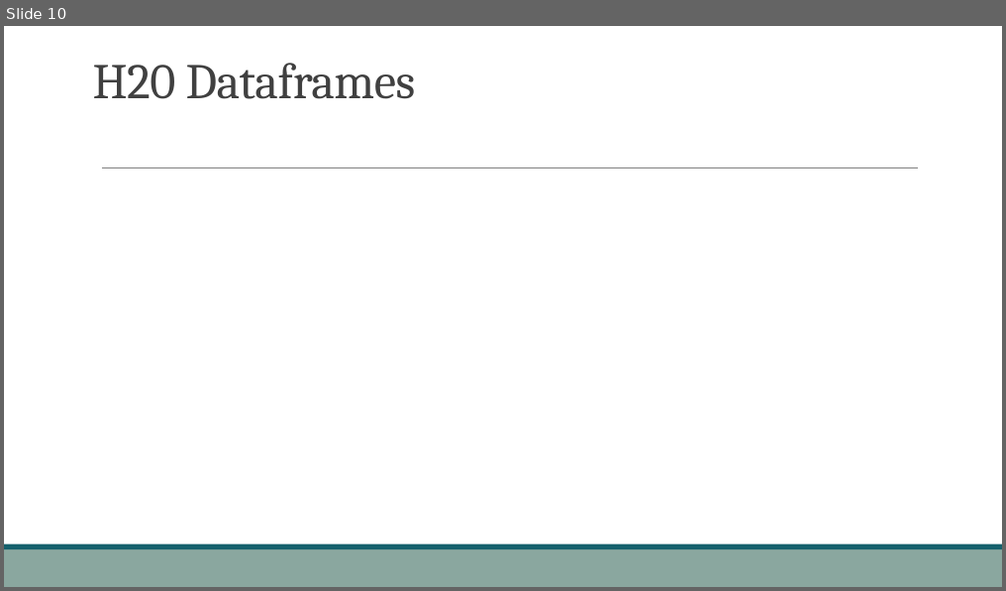
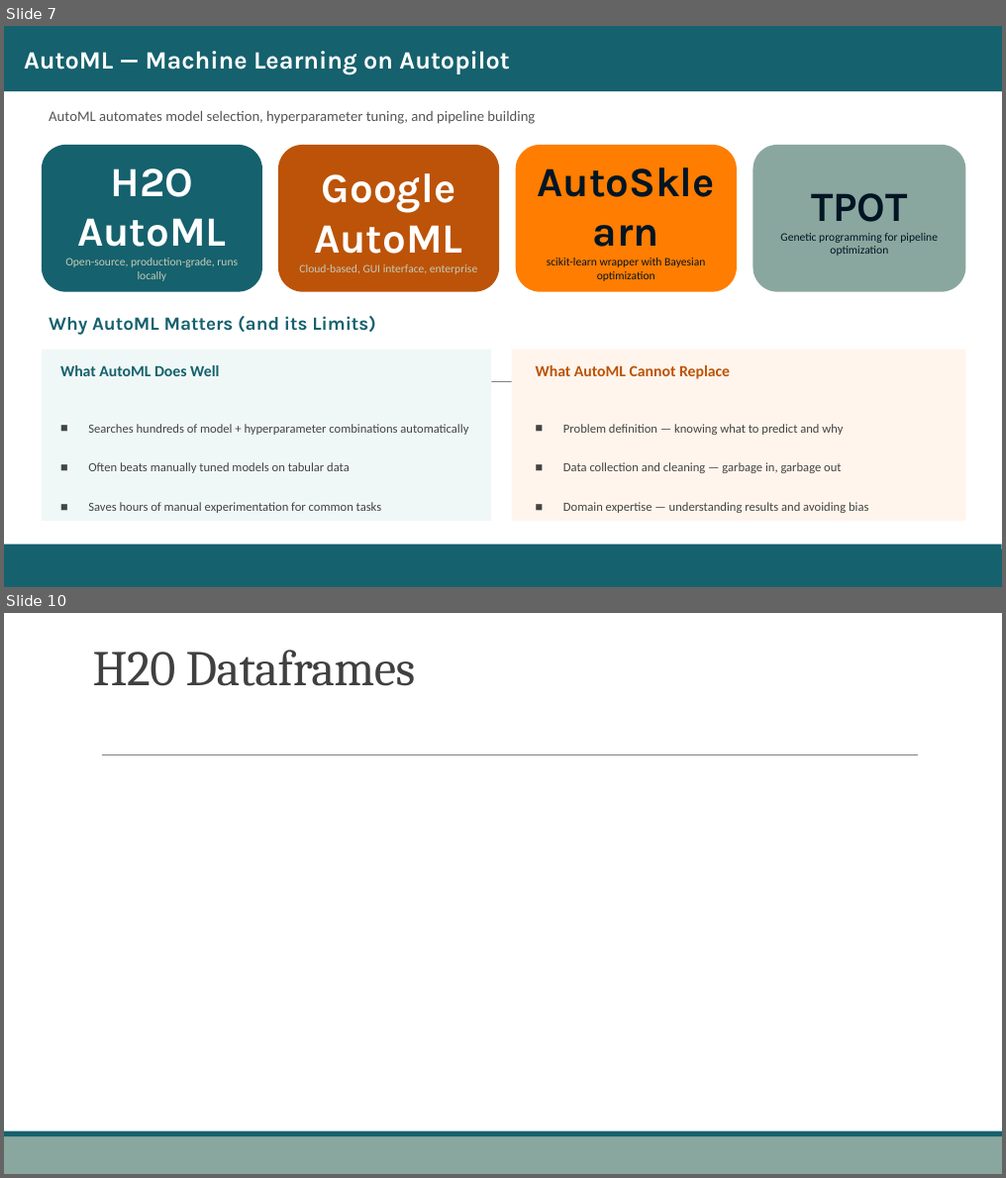
Before and after one commit to Stemical/AI-ML-Workshop-2026, a slide deck: AI Workshop Day2.pptx. Shown one above the other, each under a label of ours: slide 10 before the commit, slides 7 and 10 after it; the slides between them are not shown. The pictures are 1006x591 and 1006x1178 pixels, drawn with LibreOffice and Linux fonts; fonts in the diff are those of the drawing. Boxes give left, top, right and bottom in pixels: in the first picture for what was removed or moved away, otherwise in the second. Text is boxed around its words. In the diff, an @@ line names an element or a change of style, - is before the commit and + after.

```diff
--- a/AI Workshop Day2.pptx
+++ b/AI Workshop Day2.pptx
@@ slide 7 added at (4, 26, 1002, 587), background #FFFFFF; not listed: 1 template element that a slide beside it also shows @@
@@ rectangle added at (4, 26, 1002, 91), fill #15616D, 24 pt, text #FFFFFF, bold @@
+AutoML — Machine Learning on Autopilot
@@ text added at (49, 111, 535, 124), 14 pt, text #555555 @@
+AutoML automates model selection, hyperparameter tuning, and pipeline building
@@ rounded rectangle added at (42, 145, 262, 292), fill #15616D, 11 pt, text #C5CAB8 @@
+H2O AutoML
+Open-source, production-grade, runs locally
@@ rounded rectangle added at (278, 145, 499, 292), fill #BC5308, 11 pt, text #C5CAB8 @@
+Google AutoML
+Cloud-based, GUI interface, enterprise
@@ rounded rectangle added at (516, 145, 737, 292), fill #FF7D00, 11 pt, text #001524 @@
+AutoSklearn
+scikit-learn wrapper with Bayesian optimization
@@ rounded rectangle added at (753, 145, 966, 292), fill #8AA79F, 11 pt, text #001524 @@
+TPOT
+Genetic programming for pipeline optimization
@@ text added at (49, 316, 376, 335), 18 pt, text #15616D, bold @@
+Why AutoML Matters (and its Limits)
@@ rectangle added at (42, 350, 491, 522), fill #F0F8F7 @@
@@ rectangle added at (512, 350, 966, 522), fill #FFF5EC @@
@@ text added at (60, 366, 219, 376), 15 pt, text #15616D, bold @@
+What AutoML Does Well
@@ line added from (103, 381) to (912, 381), #808080 0.5 pt @@
@@ text added at (536, 366, 730, 379), 15 pt, text #BC5308, bold @@
+What AutoML Cannot Replace
@@ text added at (88, 424, 468, 513), 12 pt, text #444444 @@
+■ Searches hundreds of model + hyperparameter combinations automatically
+■ Often beats manually tuned models on tabular data
+■ Saves hours of manual experimentation for common tasks
@@ text added at (563, 424, 868, 513), 12 pt, text #444444 @@
+■ Problem definition — knowing what to predict and why
+■ Data collection and cleaning — garbage in, garbage out
+■ Domain expertise — understanding results and avoiding bias
@@ rectangle added at (4, 550, 1002, 587), fill #15616D @@
```
Also in this commit, not shown: 1 slide changed, 7 other slides added, 8 slides removed, 8 other files.
